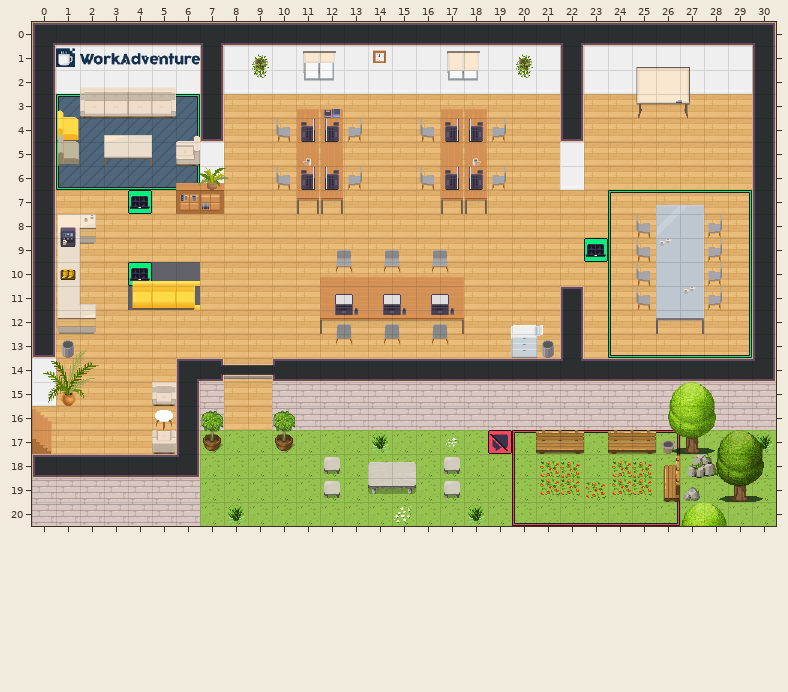
Level history. Tiled map (JSON): map.tmj. This is how it looked before the edit.
Cells are 32x32 px. Shown: x 0..30, y 0..20.
Once edited:
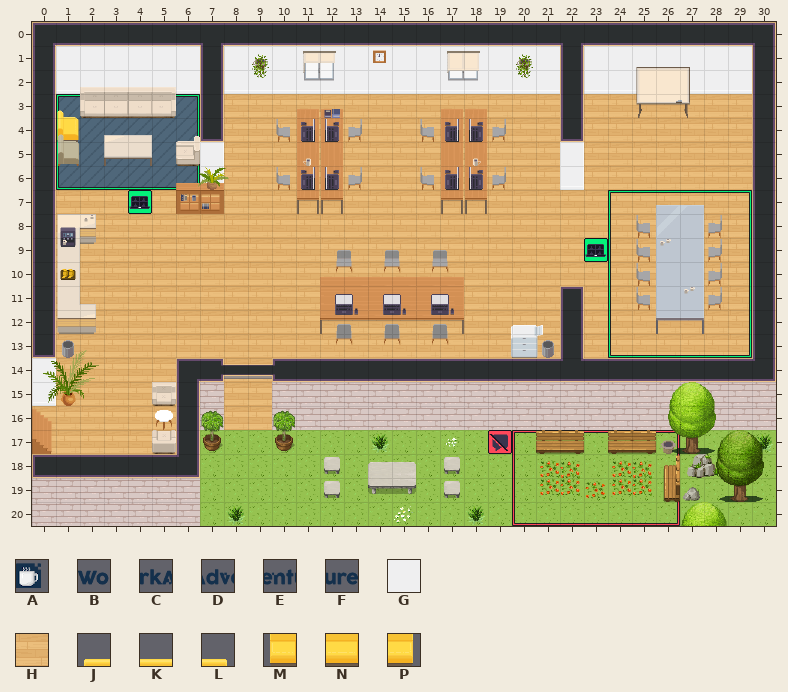
Key: from "WA_Logo_Long": A 0, B 1, C 2, D 3, E 4, F 5; from "WA_Room_Builder": G 203, H 350; from "WA_Seats": J 55, K 56, L 57, M 68, N 69, P 70.
_ is an empty cell.
Edits made:
Layer "floor/floor1":
y 10: x 4..6 JKL -> HHH
y 11: x 4..6 MNP -> HHH
Layer "walls/walls2":
y 1: x 1..6 ABCDEF -> GGGGGG
Boxes around the changes in both pictures, in picture pixels (x1, y1, x2, y2):
changed: (56, 48, 200, 67)
changed: (128, 262, 200, 310)
